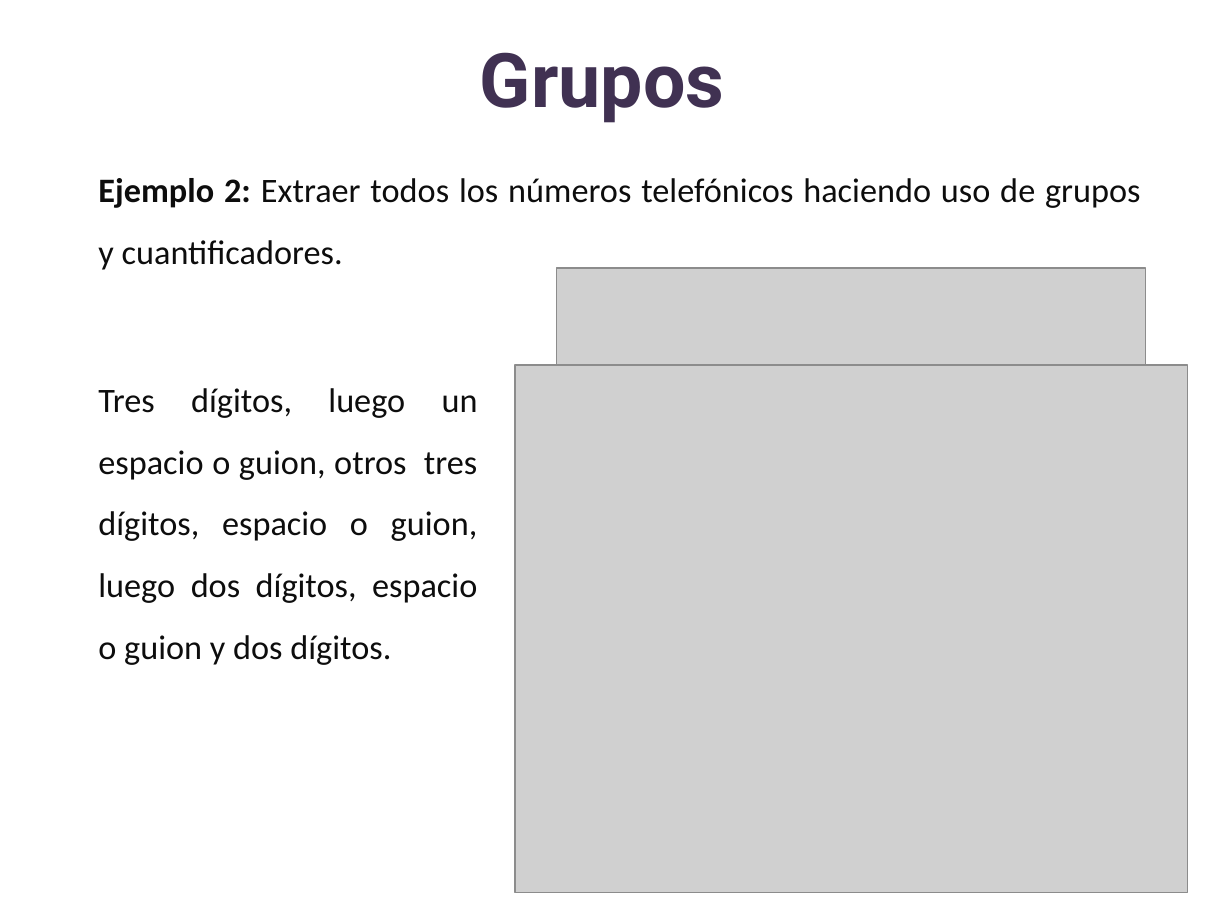
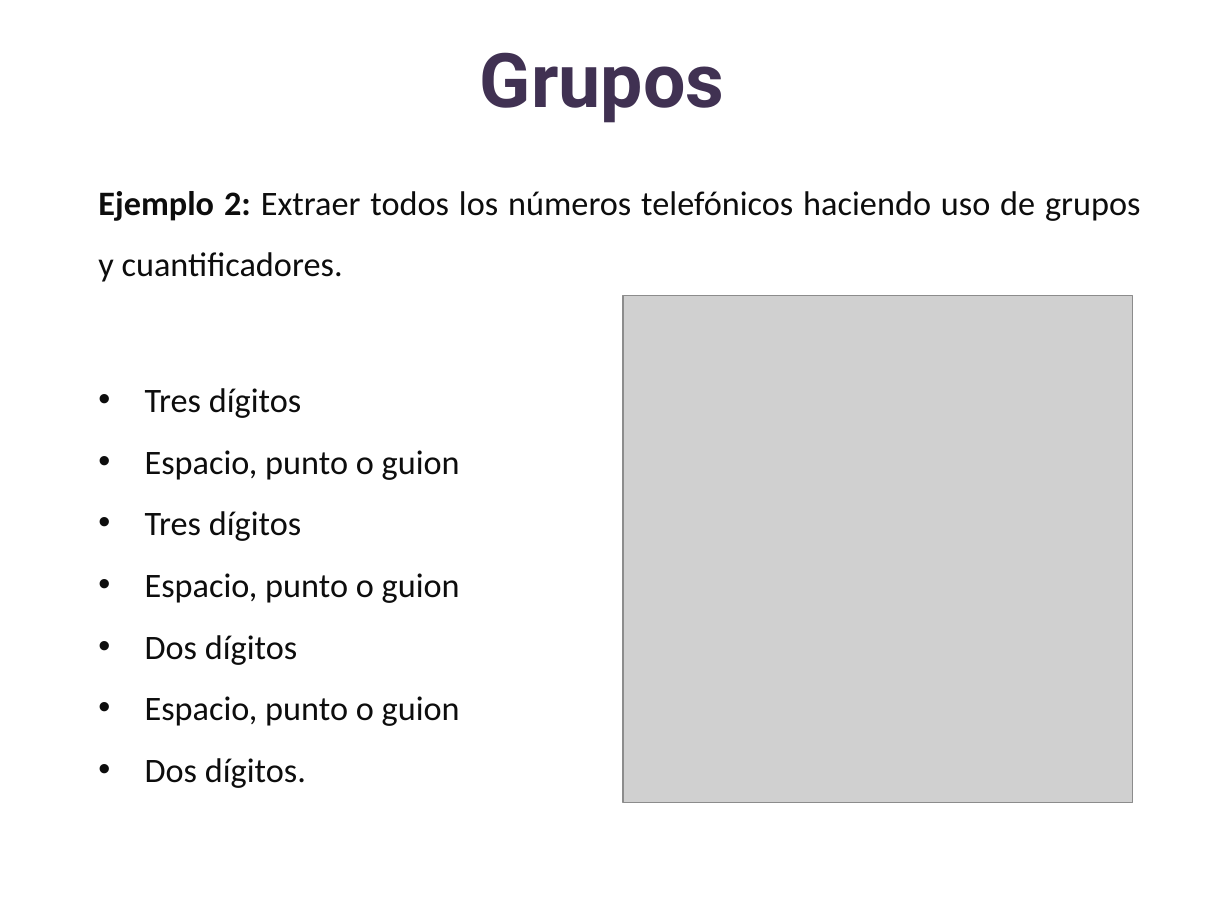
Before and after one commit to lizetheP/Analitica, a slide deck: slide 45 of CalendarioAgo25/presentaciones/18_Expresiones_regulares.pptx (slide 46 before the commit). Drawn at 1232x924 pixels with LibreOffice and Linux fonts; fonts in the diff are those of the drawing; grey boxes stand for pictures. Boxes give left, top, right and bottom in pixels: in the first picture for what was removed or moved away, otherwise in the second. Text is boxed around its words. In the diff, an @@ line names an element or a change of style, - is before the commit and + after.

```diff
--- a/CalendarioAgo25/presentaciones/18_Expresiones_regulares.pptx
+++ b/CalendarioAgo25/presentaciones/18_Expresiones_regulares.pptx
@@ text "Ejemplo 2: Extraer todos los ...": place and size @@
-text "Ejemplo 2: Extraer todos los ..." at <box>98,178,1141,270</box>
+text "Ejemplo 2: Extraer todos los ..." at <box>98,191,1141,282</box>
@@ picture: place and size @@
-picture at <box>557,269,1146,812</box>
+picture at <box>623,296,1133,803</box>
@@ text at <box>145,388,460,788</box>: text changed @@
-Tres dígitos, luego un espacio o guion, otros tres dígitos, espacio o guion, luego dos dígitos, espacio o guion y dos dígitos.
+• Tres dígitos
+• Espacio, punto o guion
+• Tres dígitos
+• Espacio, punto o guion
+• Dos dígitos
+• Espacio, punto o guion
+• Dos dígitos.
@@ picture removed at <box>515,365,1188,892</box> @@
```
Also in this commit, not shown: 5 other slides changed, 1 slide added, 3 slides removed, 3 other files.
